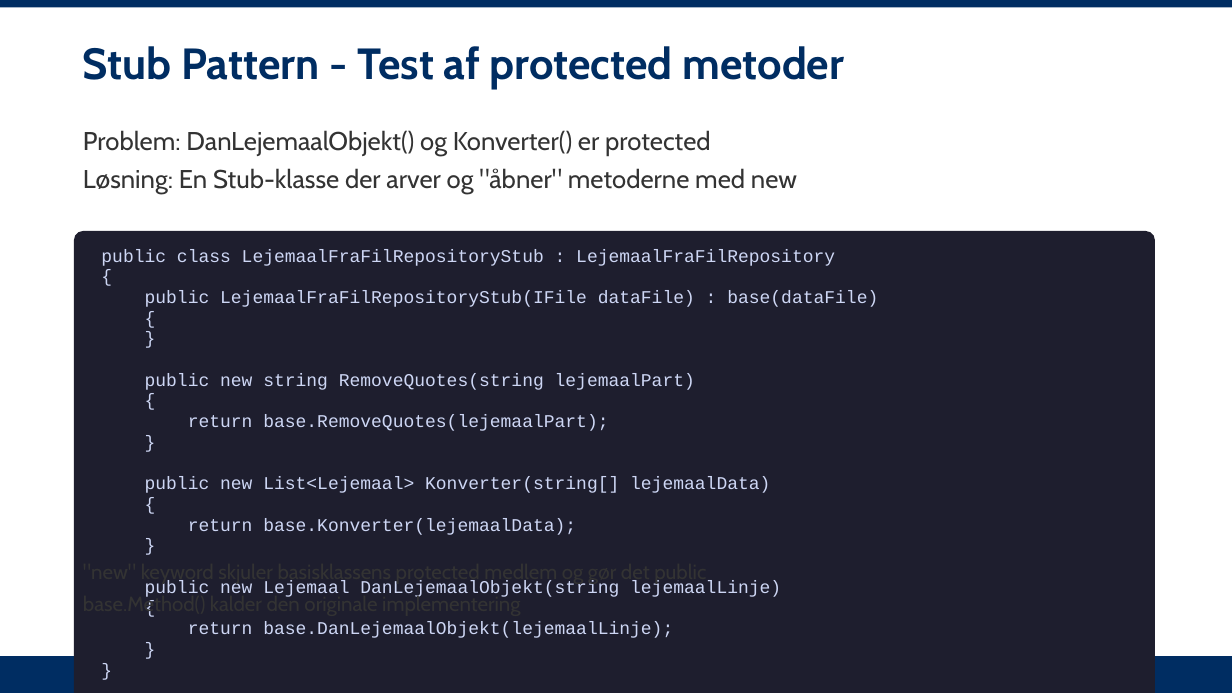
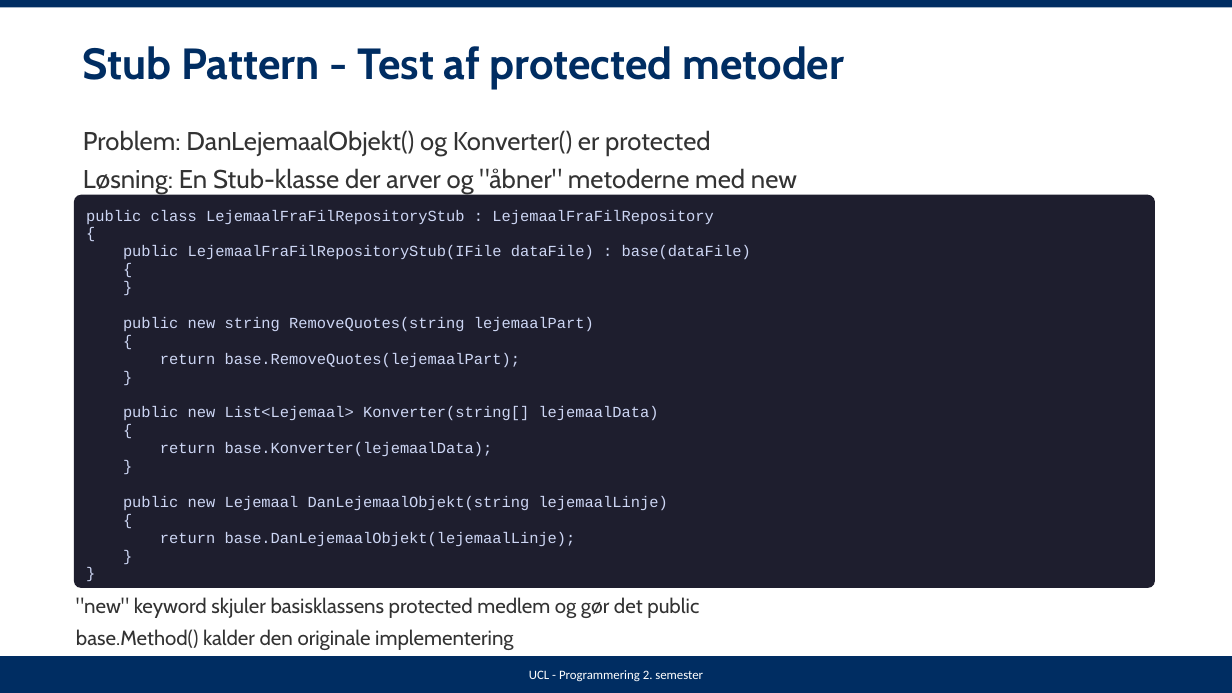
Before and after one commit to kbr-ucl/DMU-2-Semester-Programmering, a slide deck: slide 13 of Opgaver/SOLID/Case-EjendomBeregner/03-Ejendomsberegner-Unittest-Vejledende-Loesning.pptx. Drawn at 1232x693 pixels with LibreOffice and Linux fonts; fonts in the diff are those of the drawing. Boxes give left, top, right and bottom in pixels: in the first picture for what was removed or moved away, otherwise in the second. Text is boxed around its words. In the diff, an @@ line names an element or a change of style, - is before the commit and + after.

```diff
--- a/Opgaver/SOLID/Case-EjendomBeregner/03-Ejendomsberegner-Unittest-Vejledende-Loesning.pptx
+++ b/Opgaver/SOLID/Case-EjendomBeregner/03-Ejendomsberegner-Unittest-Vejledende-Loesning.pptx
@@ rounded rectangle: place and size @@
-rounded rectangle at box(74, 231, 1155, 693)
+rounded rectangle at box(74, 195, 1155, 589)
@@ text "public class LejemaalFraFilRepositoryStub : LejemaalFraFilRe ...": place and size @@
-text "public class LejemaalFraFilRepositoryStub : LejemaalFraFilRe ..." at box(101, 249, 878, 638)
+text "public class LejemaalFraFilRepositoryStub : LejemaalFraFilRe ..." at box(86, 210, 751, 546)
@@ text "public class LejemaalFraFilRepositoryStub : LejemaalFraFilRe ..." at box(86, 210, 751, 546): size 14 to 12 pt @@
@@ text ""new" keyword skjuler basisklassens protected ..." rewrapped from box(83, 580, 706, 617) to box(76, 597, 699, 650) @@
@@ text added at box(529, 670, 703, 682), 10 pt, text #FFFFFF @@
+UCL - Programmering 2. semester
```
Also in this commit, not shown: 9 other slides changed, 3 other files.
